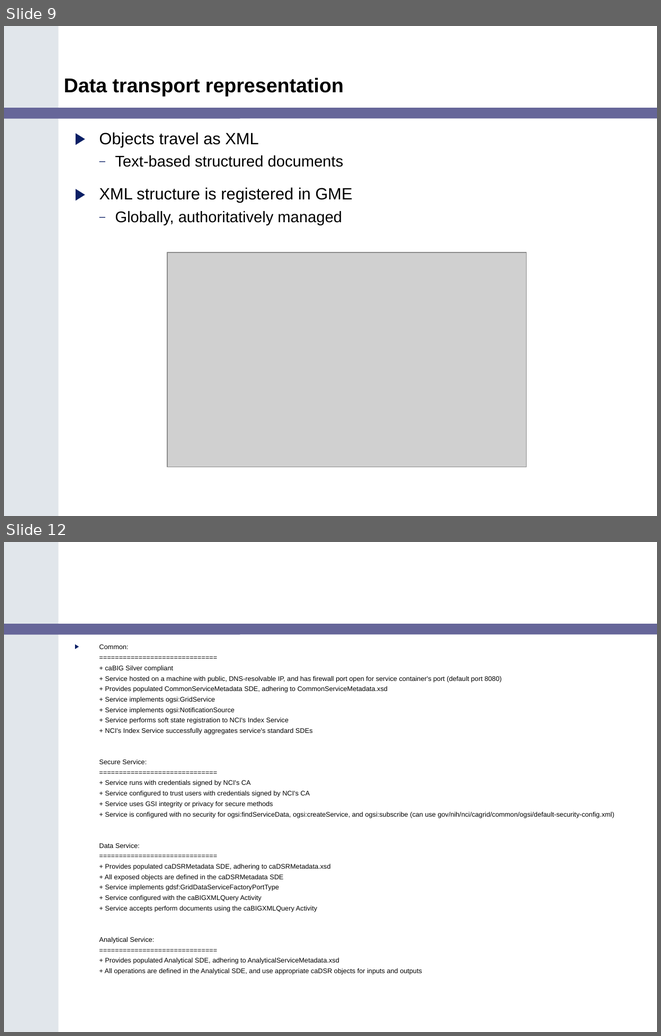
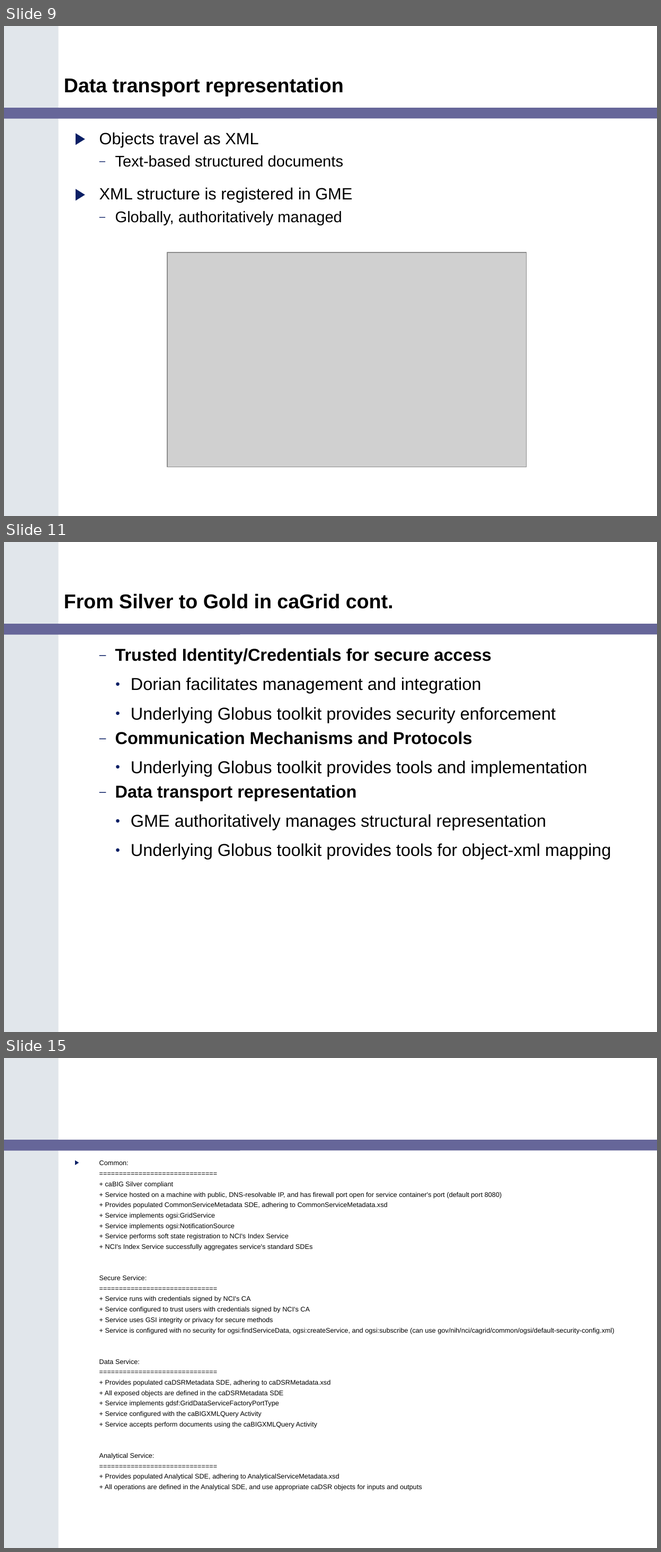
Before and after one commit to NCIP/cagrid-portal, a slide deck: cagrid-1-0/Documentation/presentations/200602_VCDE_ARCH/Gold_Review_Arch_VCDE_Feb1.ppt. Shown one above the other, each under a label of ours: slides 9 and 12 before the commit, slides 9, 11 and 15 after it; the slides between them are not shown. The pictures are 661x1036 and 661x1552 pixels, drawn with LibreOffice and Linux fonts; fonts in the diff are those of the drawing; grey boxes stand for pictures; background and template pictures are left out. Boxes give left, top, right and bottom in pixels: in the first picture for what was removed or moved away, otherwise in the second. Text is boxed around its words. In the diff, an @@ line names an element or a change of style, - is before the commit and + after.

```diff
--- a/cagrid-1-0/Documentation/presentations/200602_VCDE_ARCH/Gold_Review_Arch_VCDE_Feb1.ppt
+++ b/cagrid-1-0/Documentation/presentations/200602_VCDE_ARCH/Gold_Review_Arch_VCDE_Feb1.ppt
@@ slide 11 added at (4,542,657,1032), background #FFFFFF; not listed: 2 template elements that a slide beside it also shows @@
@@ title added at (64,593,394,609), 22 pt, text #000000, bold @@
+From Silver to Gold in caGrid cont.
@@ text added at (115,648,611,859), 19 pt, text #000000 @@
+  – Trusted Identity/Credentials for secure access
+    • Dorian facilitates management and integration
+    • Underlying Globus toolkit provides security enforcement
+  – Communication Mechanisms and Protocols
+    • Underlying Globus toolkit provides tools and implementation
+  – Data transport representation
+    • GME authoritatively manages structural representation
+    • Underlying Globus toolkit provides tools for object-xml mapping
@@ what was slide 12 is now slide 15 @@
```
Also in this commit, not shown: 2 slides changed, 3 other slides added, 1 slide removed.
